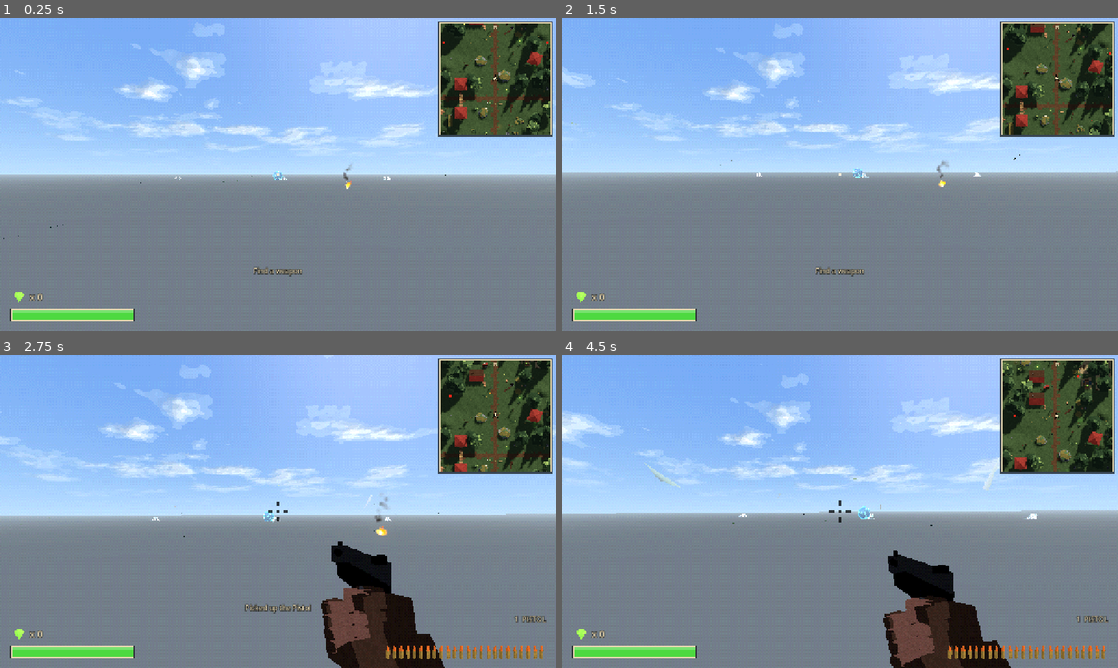
Above: before the commit, frames 1-4 (two rows, left to right).
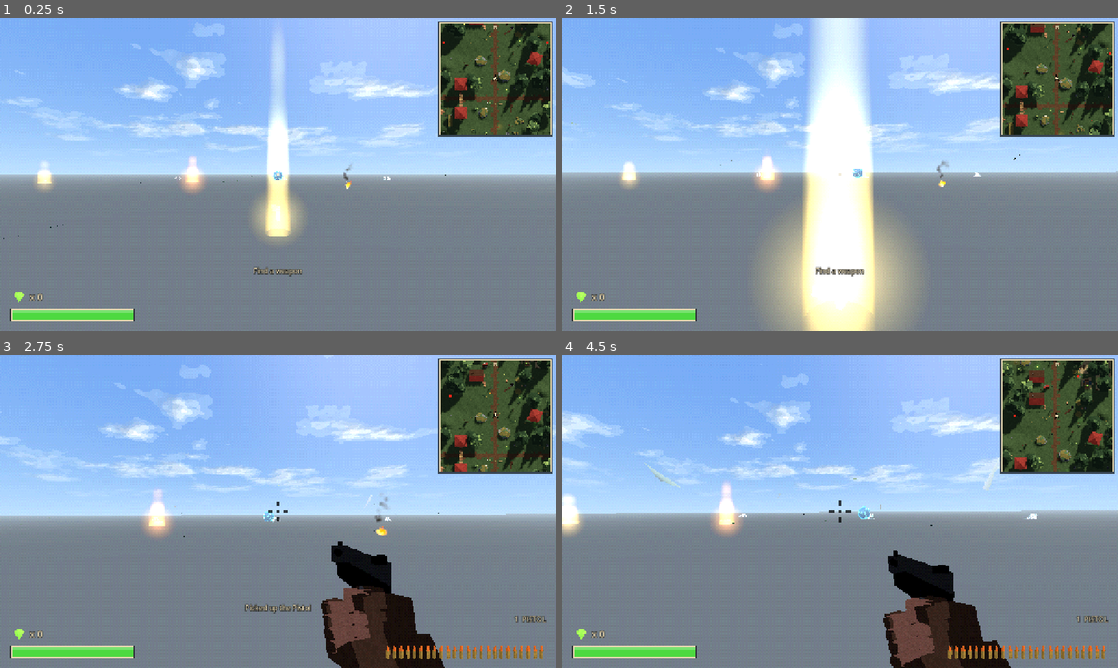
Above: after the commit, the same moments.

Repository: frankhale/opus-fps
Game: Godot game, scene res://scenes/main.tscn
Same seed, same stepped clock (60 frames per second), same inputs: the game is played once before the commit and once after it.
Inputs (mouse positions are in pixels of both pictures, inside the frame that each line leads up to):
- Up to frame 1 (0.25 s): no input
- Up to frame 2 (1.5 s): tap Enter at 0.5 s; move the mouse to (867, 174) at 0.52 s; hold C (crouch) 0.53-1.28 s; hold W (move_forward) from 0.53 s (still down); tap Space (jump) at 0.77 s; move the mouse to (812, 174) at 1.27 s; click (812, 174) at 1.35 s
- Up to frame 3 (2.75 s): keep holding W (move_forward); tap Space (jump) at 1.52 s; move the mouse to (289, 505) at 2.02 s; hold Mouse wheel down (next_weapon) from 2.03 s (still down)
- Up to frame 4 (4.5 s): keep holding W (move_forward); move the mouse to (834, 517) at 2.77 s; release Mouse wheel down (next_weapon) at 2.78 s; tap Mouse wheel up (prev_weapon) at 2.85 s; tap Space (jump) at 3.02, 3.77 s; move the mouse to (878, 514) at 3.52 s; hold Shift (sprint) 3.53-4.28 s; move the mouse to (795, 508) at 4.27 s; tap Enter at 4.35 s

The runs differ from the first frame. In frame 1, 3.3% of the frame differs, in the area x 6-90%, y 3-73%; in frame 2, 17%, in the area x 10-65%, y 0-100%; in frame 3, 0.6%; in frame 4, 1.0%.

Commit message:
Make weapon pickups glow so they can be spotted from afar
- A beam of light about 9 m tall rises from each weapon pickup and a
  soft halo surrounds it, in the weapon's projectile color
  (materials/pickup_beam.gdshader, one additive shader for both). They
  widen with distance to keep their size on screen, ignore fog so they
  read through the haze, and fade out past about 110 m.
- The model shimmers with a pulsing additive overlay, and the light
  under it is bigger and pulses too.
- All of it is hidden while the weapon is taken. The beam and halo are
  on visual layer 4, so the minimap's snapshot leaves them out.

Diff:
--- /dev/null
+++ b/godot/materials/pickup_beam.gdshader
@@ -0,0 +1,55 @@
+shader_type spatial;
+// The glow over a weapon pickup, so it can be spotted from afar. As a beam (on a
+// CylinderMesh): an additive column, brightest at the bottom and along its middle,
+// fading to nothing at the top, with bands drifting up it. As a halo (halo on, on a
+// QuadMesh): a soft round glow facing the camera. Both widen with distance (past
+// grow_from meters) so they keep about the same width on screen, ignore fog so they
+// read through the haze, and fade out by themselves past fade_distance instead.
+
+render_mode unshaded, blend_add, depth_draw_never, cull_disabled, shadows_disabled, fog_disabled;
+
+uniform vec3 color : source_color = vec3(1.0, 0.8, 0.35);
+uniform float strength = 1.0;
+uniform bool halo = false;
+// The beam's height, centered on its origin.
+uniform float height = 9.0;
+// Set by the pickup each frame: its slow pulse, 0..1.
+uniform float pulse = 1.0;
+uniform float grow_from = 12.0;
+uniform float max_grow = 4.0;
+uniform float fade_distance = 110.0;
+
+varying float dist;
+// 0 at the top of the beam, 1 at the bottom.
+varying float rise;
+
+void vertex() {
+	vec3 origin = (MODELVIEW_MATRIX * vec4(0.0, 0.0, 0.0, 1.0)).xyz;
+	dist = length(origin);
+	float grow = clamp(dist / grow_from, 1.0, max_grow);
+	if (halo) {
+		// Billboard: lay the quad out in view space around the node's origin.
+		vec3 v = origin + vec3(VERTEX.xy * grow, 0.0);
+		POSITION = PROJECTION_MATRIX * vec4(v, 1.0);
+	} else {
+		rise = clamp(0.5 - VERTEX.y / height, 0.0, 1.0);
+		VERTEX.xz *= grow;
+		// Writing POSITION in one branch makes Godot use it for every vertex.
+		POSITION = PROJECTION_MATRIX * MODELVIEW_MATRIX * vec4(VERTEX, 1.0);
+	}
+}
+
+void fragment() {
+	float a;
+	if (halo) {
+		float r = length(UV - 0.5) * 2.0;
+		a = pow(max(1.0 - r, 0.0), 2.0);
+	} else {
+		float facing = abs(dot(normalize(NORMAL), normalize(VIEW)));
+		a = rise * rise * facing * facing;
+		a *= 0.7 + 0.3 * sin(rise * 18.0 + TIME * 3.0);
+	}
+	a *= strength * pulse;
+	a *= 1.0 - smoothstep(fade_distance * 0.6, fade_distance, dist);
+	ALBEDO = color * a;
+}
--- a/godot/scripts/weapons/pickup.gd
+++ b/godot/scripts/weapons/pickup.gd
@@ -8,6 +8,9 @@
 ## gems are collectibles, so they are always taken for good, with a sparkle.
 ## With `random_spot` set, the pickup ignores where it was placed: when the game starts and
 ## each time it respawns it moves to a random open spot on the ground somewhere in the valley.
+## Weapons glow in their projectile color so they stand out from afar: a beam of light
+## rises from them and a soft halo surrounds them (materials/pickup_beam.gdshader, both
+## widening with distance), the model shimmers and a light pulses.
 ## (@tool so the model also shows in the editor.)
 
 enum Kind { WEAPON, AMMO, HEALTH, GEM, POWERUP }
@@ -28,6 +31,11 @@
 const SPOT_EDGE_MARGIN := 22.0
 ## Tiles a random spot may not use (water).
 const SPOT_BAD_TILES := ["", "terrain_pond", "terrain_creek"]
+const BEAM_SHADER := preload("res://materials/pickup_beam.gdshader")
+const BEAM_HEIGHT := 9.0
+## Visual layer bit for the beam and halo (layer 4), so the minimap's world-only
+## snapshot skips them.
+const BEAM_LAYER := 8
 
 @export var kind := Kind.AMMO
 @export var weapon: WeaponData
@@ -55,6 +63,11 @@
 var _available := true
 var _t := 0.0
 var _age := 0.0
+var _glow: OmniLight3D
+## Weapons only: the beam, the halo, and the additive overlay that makes the model shimmer.
+var _beam: MeshInstance3D
+var _halo: MeshInstance3D
+var _shimmer: StandardMaterial3D
 
 
 func _ready() -> void:
@@ -75,12 +88,14 @@
 		_model.position.y = hover_height
 		add_child(_model)
 	if kind == Kind.WEAPON and weapon or kind == Kind.GEM or kind == Kind.POWERUP:
-		var glow := OmniLight3D.new()
-		glow.light_color = weapon.projectile_color if kind == Kind.WEAPON else _color()
-		glow.omni_range = 2.5
-		glow.light_energy = 0.8
-		glow.position.y = 0.5
-		add_child(glow)
+		_glow = OmniLight3D.new()
+		_glow.light_color = weapon.projectile_color if kind == Kind.WEAPON else _color()
+		_glow.omni_range = 2.5
+		_glow.light_energy = 0.8
+		_glow.position.y = 0.5
+		add_child(_glow)
+	if kind == Kind.WEAPON and weapon and _model:
+		_add_weapon_glow(weapon.projectile_color)
 	if kind == Kind.GEM:
 		one_shot = true
 
@@ -101,12 +116,69 @@
 			_model.visible = true
 
 
+## The beam, the halo, the shimmer overlay on every mesh of the model, and a bigger light.
+func _add_weapon_glow(color: Color) -> void:
+	_glow.omni_range = 4.0
+	_glow.light_energy = 1.5
+	_shimmer = StandardMaterial3D.new()
+	_shimmer.shading_mode = BaseMaterial3D.SHADING_MODE_UNSHADED
+	_shimmer.blend_mode = BaseMaterial3D.BLEND_MODE_ADD
+	for g: GeometryInstance3D in _model.find_children("*", "GeometryInstance3D", true, false):
+		g.material_overlay = _shimmer
+
+	var mesh := CylinderMesh.new()
+	mesh.top_radius = 0.25
+	mesh.bottom_radius = 0.4
+	mesh.height = BEAM_HEIGHT
+	mesh.radial_segments = 12
+	mesh.rings = 1
+	mesh.cap_top = false
+	mesh.cap_bottom = false
+	var mat := ShaderMaterial.new()
+	mat.shader = BEAM_SHADER
+	mat.set_shader_parameter("color", color)
+	mat.set_shader_parameter("height", BEAM_HEIGHT)
+	_beam = _glow_mesh(mesh, mat)
+	_beam.position.y = BEAM_HEIGHT / 2.0
+
+	var quad := QuadMesh.new()
+	quad.size = Vector2(2.4, 2.4)
+	var halo_mat := mat.duplicate() as ShaderMaterial
+	halo_mat.set_shader_parameter("halo", true)
+	halo_mat.set_shader_parameter("strength", 0.8)
+	_halo = _glow_mesh(quad, halo_mat)
+	_halo.position.y = hover_height
+	# The billboard moves its vertices in the shader; keep it from being culled early.
+	_halo.extra_cull_margin = 8.0
+
+
+func _glow_mesh(mesh: Mesh, mat: Material) -> MeshInstance3D:
+	var mi := MeshInstance3D.new()
+	mi.mesh = mesh
+	mi.material_override = mat
+	mi.cast_shadow = GeometryInstance3D.SHADOW_CASTING_SETTING_OFF
+	mi.layers = BEAM_LAYER
+	add_child(mi)
+	return mi
+
+
 func _process(delta: float) -> void:
 	if Engine.is_editor_hint() or _model == null:
 		return
 	_t += delta
 	_model.rotate_y(spin_speed * delta)
 	_model.position.y = hover_height + sin(_t * 2.0) * 0.1
+	if _beam:
+		var shown := _available and _model.visible
+		var pulse := 0.5 + 0.5 * sin(_t * 2.5)
+		_beam.visible = shown
+		_halo.visible = shown
+		_glow.visible = shown
+		_glow.light_energy = 1.1 + 0.8 * pulse
+		_beam.material_override.set_shader_parameter("pulse", 0.7 + 0.3 * pulse)
+		_halo.material_override.set_shader_parameter("pulse", 0.7 + 0.3 * pulse)
+		var c := weapon.projectile_color * (0.35 + 0.35 * pulse)
+		_shimmer.albedo_color = Color(c.r, c.g, c.b)
 	if lifetime > 0.0 and _available:
 		_age += delta
 		if _age > lifetime - 3.0:
Not shown, changed: godot/README.md
